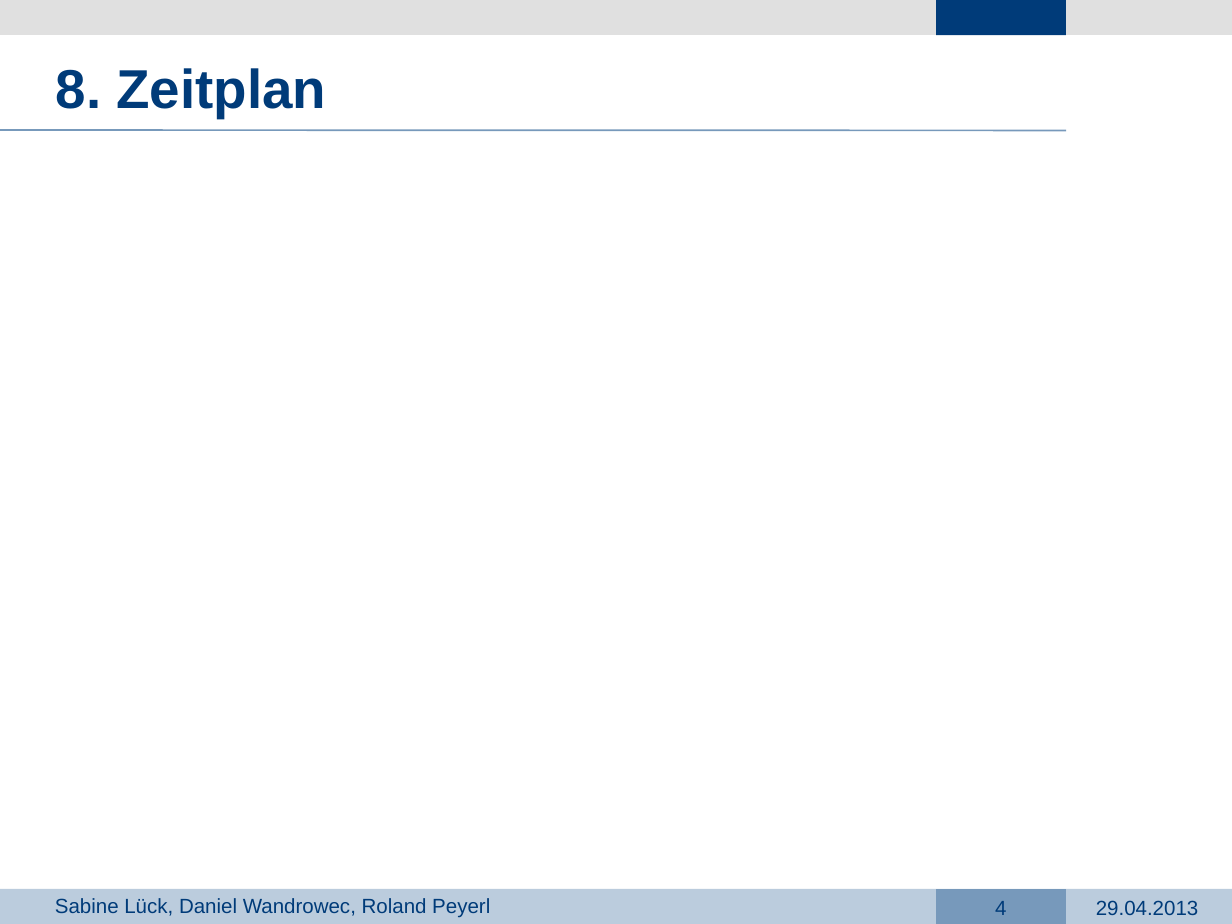
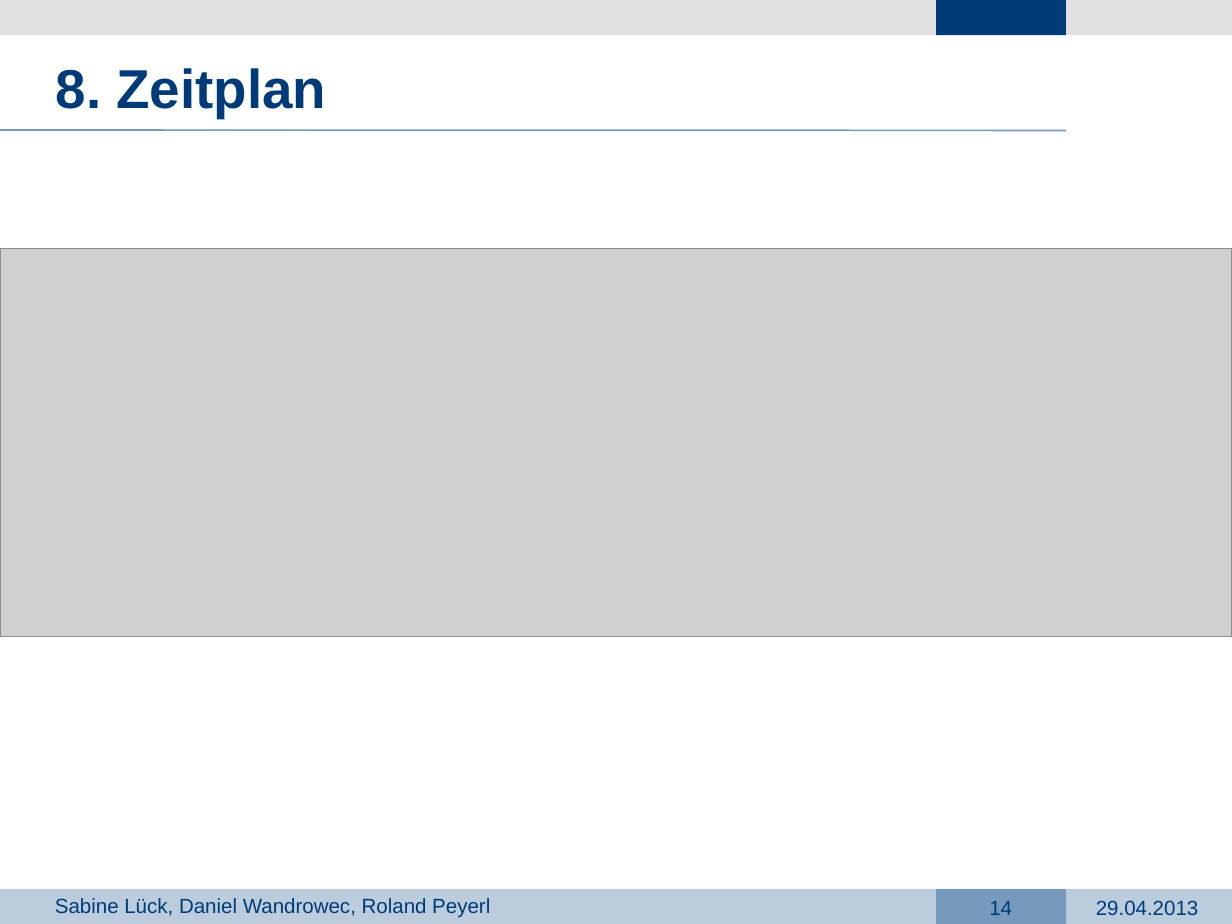
Before and after one commit to dark-saron/PRG4, a slide deck: slide 14 of Präsentation PRG4.pptx (slide 4 before the commit). Drawn at 1232x924 pixels with LibreOffice and Linux fonts; fonts in the diff are those of the drawing; grey boxes stand for pictures; background and template pictures are left out. Boxes give left, top, right and bottom in pixels: in the first picture for what was removed or moved away, otherwise in the second. Text is boxed around its words. In the diff, an @@ line names an element or a change of style, - is before the commit and + after.

```diff
--- a/Präsentation PRG4.pptx
+++ b/Präsentation PRG4.pptx
@@ picture added at <box>0,249,1232,637</box> @@
@@ page number at <box>989,901,1012,915</box>: text changed @@
-4
+14
```
Also in this commit, not shown: 2 other slides changed, 10 slides added, 5 other files.
